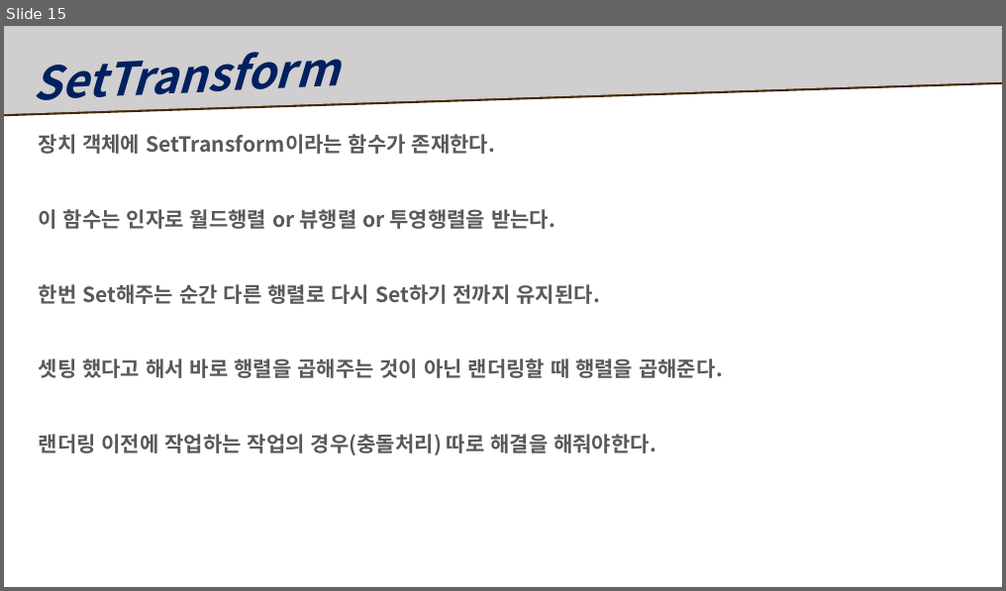
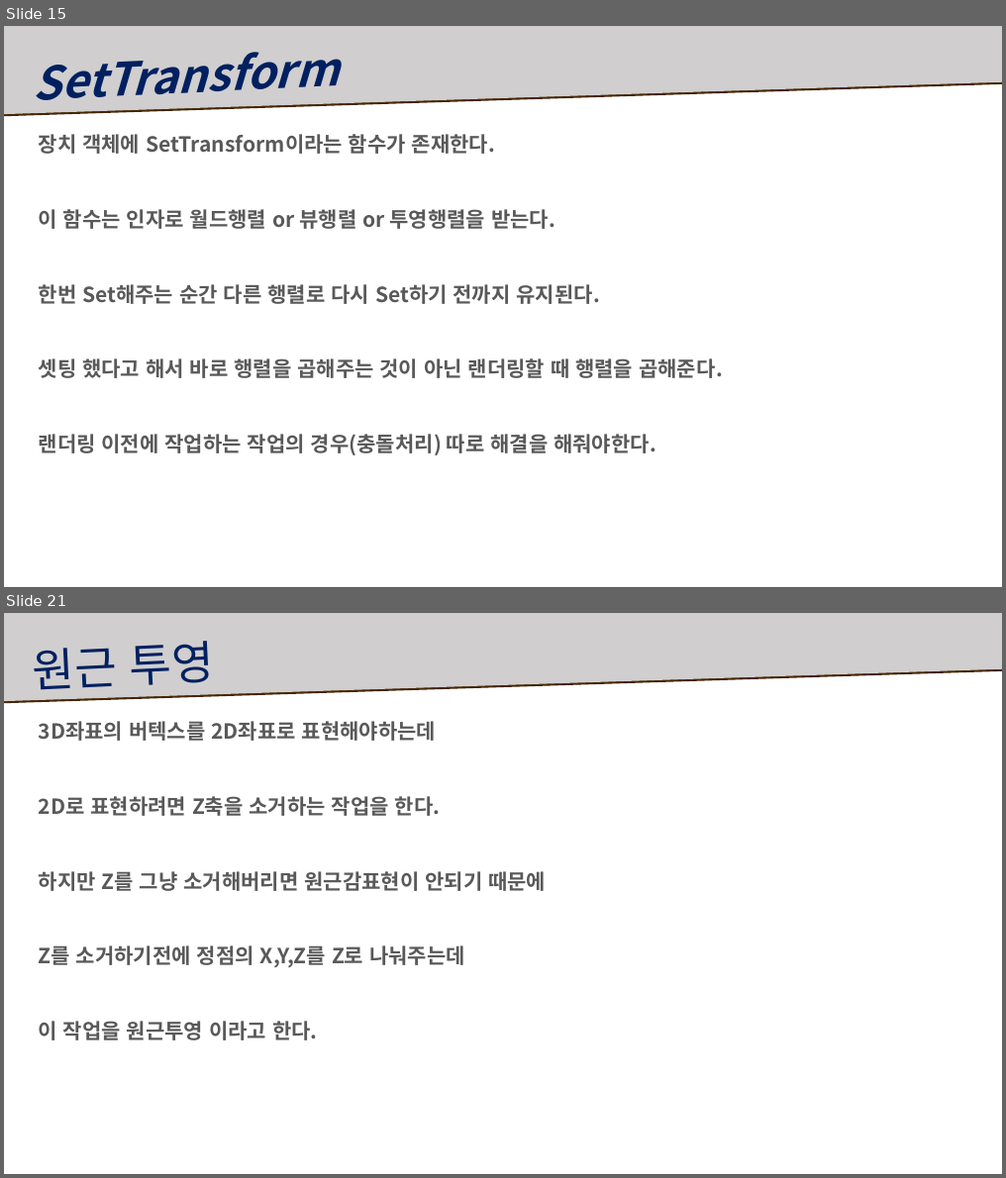
Before and after one commit to Ahnhyunsoo/Study, a slide deck: 5Month/복습자료/수업 복습.pptx. Shown one above the other, each under a label of ours: slide 15 before the commit, slides 15 and 21 after it; the slides between them are not shown. The pictures are 1006x591 and 1006x1178 pixels, drawn with LibreOffice and Linux fonts; fonts in the diff are those of the drawing. Boxes give left, top, right and bottom in pixels: in the first picture for what was removed or moved away, otherwise in the second. Text is boxed around its words. In the diff, an @@ line names an element or a change of style, - is before the commit and + after.

```diff
--- a/5Month/복습자료/수업 복습.pptx
+++ b/5Month/복습자료/수업 복습.pptx
@@ slide 21 added at box(4, 613, 1002, 1174), background #FFFFFF @@
@@ freeform shape added at box(4, 613, 1002, 701), fill #D0CECE @@
@@ text added at box(34, 641, 214, 699), 44 pt, text #002060 @@
+원근 투영
@@ text added at box(39, 721, 546, 1041), 20 pt, text #595959, bold @@
+3D좌표의 버텍스를 2D좌표로 표현해야하는데
+2D로 표현하려면 Z축을 소거하는 작업을 한다.
+하지만 Z를 그냥 소거해버리면 원근감표현이 안되기 때문에
+Z를 소거하기전에 정점의 X,Y,Z를 Z로 나눠주는데
+이 작업을 원근투영 이라고 한다.
```
Also in this commit, not shown: 4 slides changed, 17 other slides added, 1 slide removed, 3 other files.
